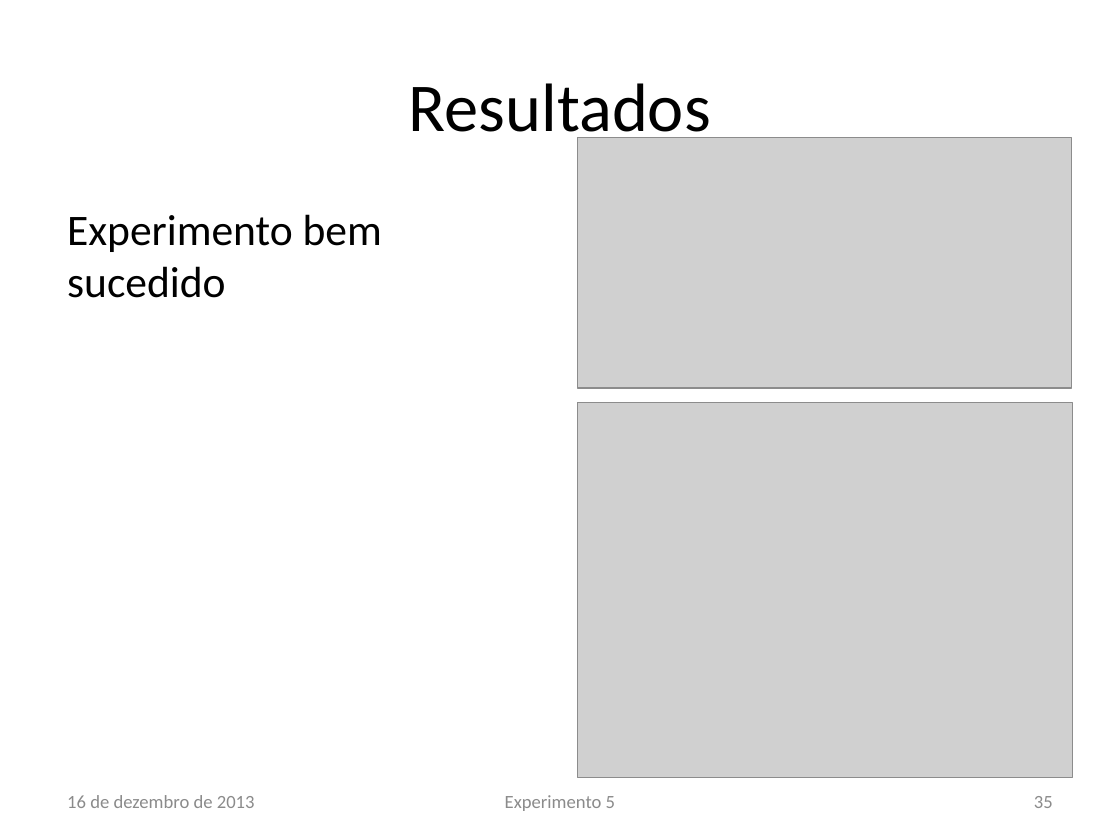
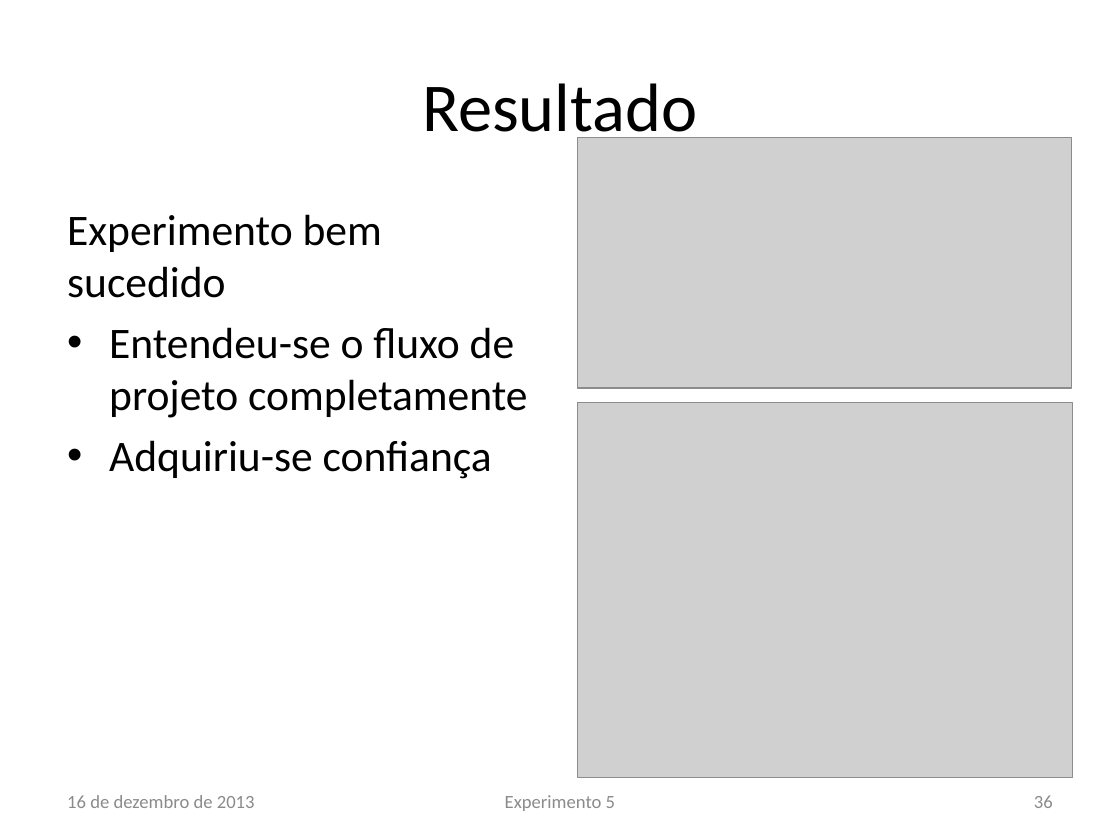
Before and after one commit to lsoliveira459/tg2, a slide deck: slide 36 of Apresentação/Estudo e Implementação de Reconfiguração Dinâmica.pptx (slide 35 before the commit). Drawn at 1120x840 pixels with LibreOffice and Linux fonts; fonts in the diff are those of the drawing; grey boxes stand for pictures; background and template pictures are left out. Boxes give left, top, right and bottom in pixels: in the first picture for what was removed or moved away, otherwise in the second. Text is boxed around its words. In the diff, an @@ line names an element or a change of style, - is before the commit and + after.

```diff
--- a/Apresentação/Estudo e Implementação de Reconfiguração Dinâmica.pptx
+++ b/Apresentação/Estudo e Implementação de Reconfiguração Dinâmica.pptx
@@ title at (422, 83, 697, 147): text changed @@
-Resultados
+Resultado
@@ text at (109, 327, 527, 479): paragraphs added @@
+• Entendeu-se o fluxo de projeto completamente
+• Adquiriu-se confiança
@@ page number at (1034, 795, 1053, 808): text changed @@
-35
+36
```
Also in this commit, not shown: 9 other slides changed, 1 slide added, 3 other files.
